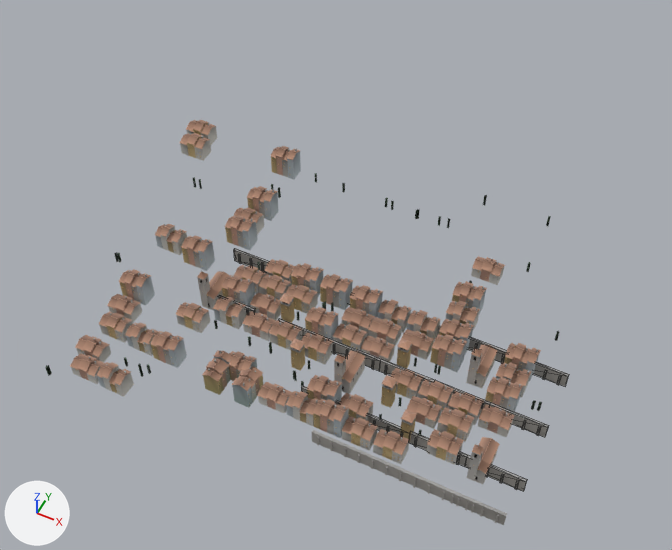
The glTF model assets/level/city_massing/old_town.glb as it was, and as the next commit left it.
One viewpoint serves both versions: a camera (50 mm lens) standing at (180.0, -221.0, 546.0) and looking at (-24.0, 187.0, 36.0). Every picture has the same lights, and +X, +Y and +Z are marked at lower left. The first picture is the older version. Mesh edges are drawn as thin lines on the coarser meshes. Where no turn or scale is listed for an object, it has been applied to the vertices.

Names of what the first picture shows: 'mass_houses_20.003', 'mass_houses_mixed_20.001', 'mass_houses_tall_20.002', 'mass_houses_tall_20.004', 'mass_houses_tall_20.007', 'mass_houses_tall_20.008', 'mass_houses_tall_20.009', 'mass_houses_tall_20.015', 'mass_houses_tall_20.019', 'mass_houses_tall_20.020', 'mass_parish.002', 'mass_parish.004' and 77 more.
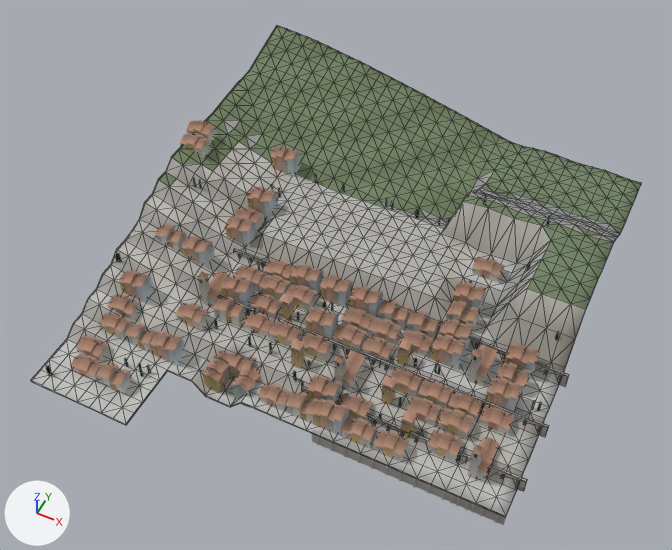
Location of each change, [x1, y1, x2, y2] in pixels of the pictures (672 x 550 px):
```json
{"object": "rock_old_town", "change": "added", "after": [31, 25, 641, 513], "faces in mat_grass": [158, 25, 641, 309], "faces in mat_calcada": [31, 142, 559, 513], "faces in mat_rock_shore": [66, 120, 619, 490], "faces in mat_cliff_shore": [31, 185, 641, 508]}
```

Edits to the scene script, one JSON object a line:
```json
{"op": "add", "block": "mat_grass", "code": ["mat_grass = bpy.data.materials.new('grass')", "# nodes: BsdfPrincipled, Mix, OutputMaterial, VertexColor", "# colours: greyish green #7c8b69, mixed with the vertex colours"]}
{"op": "add", "block": "mat_cliff_shore", "code": ["mat_cliff_shore = bpy.data.materials.new('cliff_shore')", "# nodes: BsdfPrincipled, Mix, OutputMaterial, VertexColor", "# colours: grey #b6b3ac, mixed with the vertex colours"]}
{"op": "add", "block": "mat_calcada", "code": ["mat_calcada = bpy.data.materials.new('calcada')", "# nodes: BsdfPrincipled, Mix, OutputMaterial, VertexColor", "# colours: light grey #cdcac2, mixed with the vertex colours"]}
{"op": "add", "block": "mat_rock_shore", "code": ["mat_rock_shore = bpy.data.materials.new('rock_shore')", "# nodes: BsdfPrincipled, Mix, OutputMaterial, VertexColor", "# colours: grey #adaca8, mixed with the vertex colours"]}
{"op": "add", "block": "me_rock_old_town_001", "code": ["me_rock_old_town_001 = bpy.data.meshes.new('rock_old_town.001')", "me_rock_old_town_001.from_pydata(...)  # 1271 vertices, 2402 faces; spans x -179.0..151.0, y 22.0..382.0, z 0.0..88.0", "# faces by material slot: [734, 407, 899, 362]", "me_rock_old_town_001.materials.append(mat_grass)", "me_rock_old_town_001.materials.append(mat_rock_shore)", "me_rock_old_town_001.materials.append(mat_calcada)", "me_rock_old_town_001.materials.append(mat_cliff_shore)"]}
{"op": "add", "block": "ob_rock_old_town", "code": ["ob_rock_old_town = bpy.data.objects.new('rock_old_town', me_rock_old_town_001)", "ob_rock_old_town.location = (0.0, 0.0, 0.0)"]}
```
